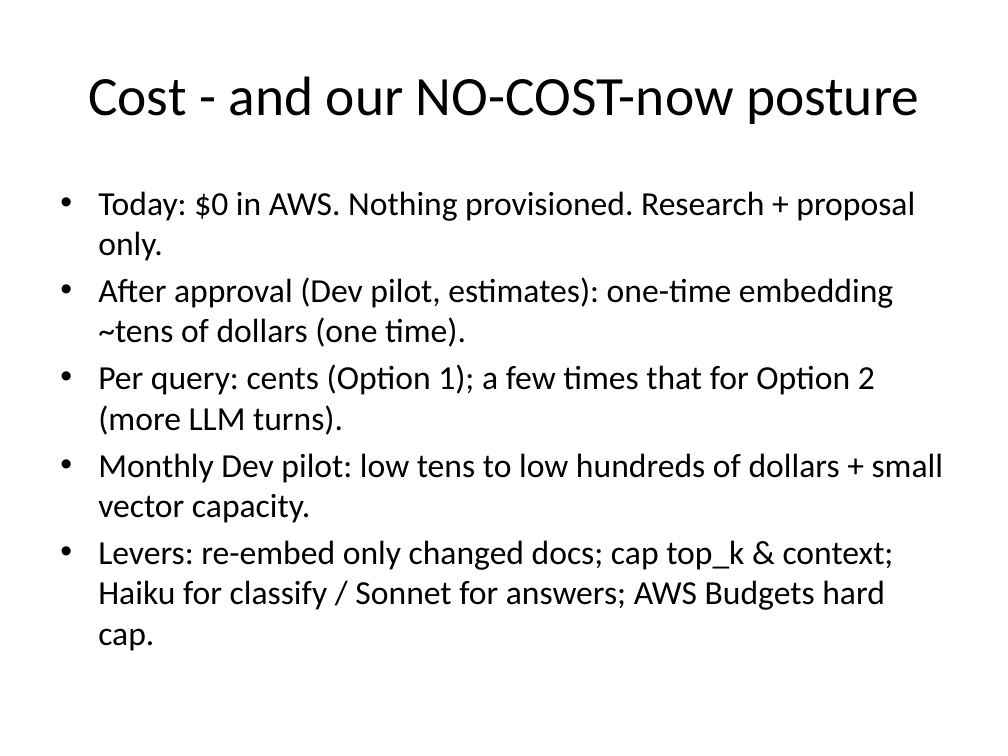
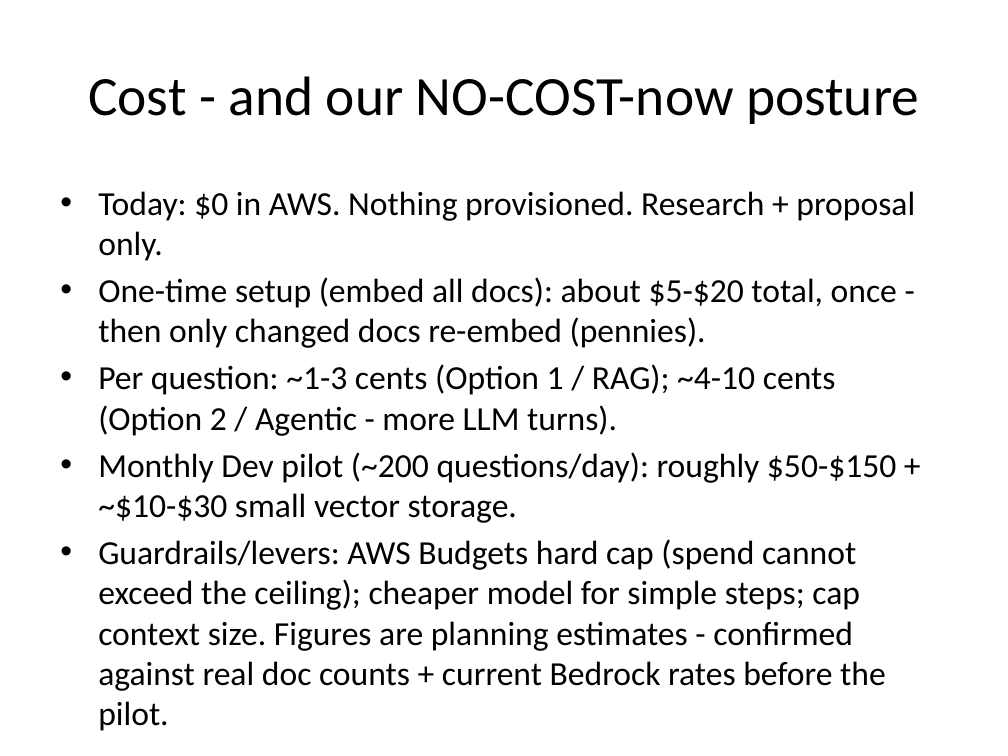
Before and after one commit to dasroopesh-blip/verticalbroker-aws-platform, a slide deck: slide 12 of SPARKS_AI_Search_Deck.pptx. Drawn at 1008x756 pixels with LibreOffice and Linux fonts; fonts in the diff are those of the drawing. Boxes give left, top, right and bottom in pixels: in the first picture for what was removed or moved away, otherwise in the second. Text is boxed around its words. In the diff, an @@ line names an element or a change of style, - is before the commit and + after.

```diff
--- a/SPARKS_AI_Search_Deck.pptx
+++ b/SPARKS_AI_Search_Deck.pptx
@@ text at (x1=98, y1=277, x2=897, y2=691): text changed @@
-• After approval (Dev pilot, estimates): one-time embedding ~tens of dollars (one time).
-• Per query: cents (Option 1); a few times that for Option 2 (more LLM turns).
-• Monthly Dev pilot: low tens to low hundreds of dollars + small vector capacity.
-• Levers: re-embed only changed docs; cap top_k & context; Haiku for classify / Sonnet for answers; AWS Budgets hard cap.
+• One-time setup (embed all docs): about $5-$20 total, once - then only changed docs re-embed (pennies).
+• Per question: ~1-3 cents (Option 1 / RAG); ~4-10 cents (Option 2 / Agentic - more LLM turns).
+• Monthly Dev pilot (~200 questions/day): roughly $50-$150 + ~$10-$30 small vector storage.
+• Guardrails/levers: AWS Budgets hard cap (spend cannot exceed the ceiling); cheaper model for simple steps; cap context size. Figures are planning estimates - confirmed against real doc counts + current Bedrock rates before the pilot.
```
Also in this commit, not shown: 1 other file.
